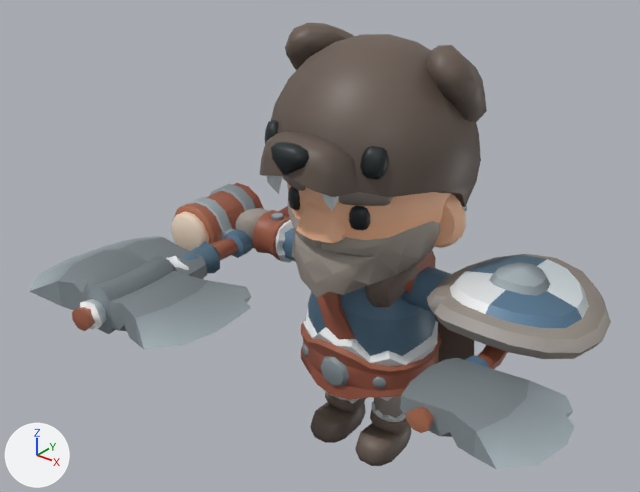
The glTF model public/models/troops/barbarian.glb, before and after one commit.
Before and after are seen from a camera (50 mm lens) standing at (2.5, -3.58, 3.35) and looking at (-0.08, -0.36, 1.35). The axes (+X, +Y, +Z) are drawn at lower left. The lights are the same throughout. The older version comes first. Where no turn or scale is listed for an object, it has been applied to the vertices.

Objects in the first picture: '1H_Axe', '1H_Axe_Offhand', '2H_Axe', 'Barbarian_ArmRight', 'Barbarian_Body', 'Barbarian_Cape', 'Barbarian_Hat', 'Barbarian_Head', 'Barbarian_LegLeft', 'Barbarian_LegRight', 'Barbarian_Round_Shield', 'Mug' and 1 more.
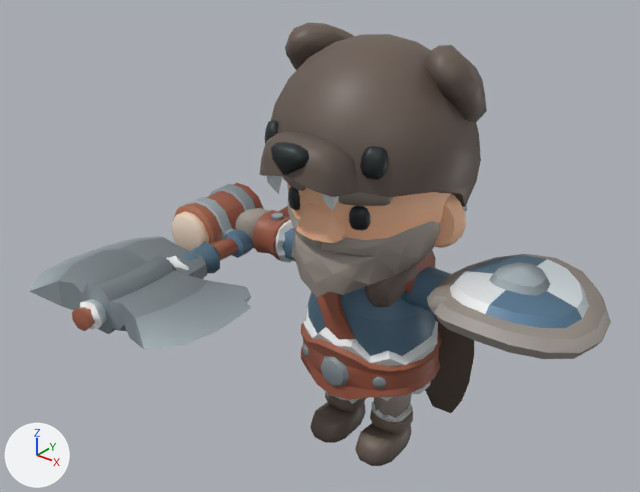
Edits to the bpy script that builds the scene:
```text
Change ob_1h_axe_offhand:
    ob_1h_axe_offhand: bpy.data.objects.new('1H_Axe_Offhand', me_cube_001) -> bpy.data.objects.new('1H_Axe_Offhand', None)
```

What differs and where, as boxes (x1, y1, x2, y2) in the pictures (640 x 492 px):
'1H_Axe_Offhand', no longer drawn: before (400, 345, 574, 469)
'Barbarian_Cape', unchanged, uncovered by the edit: before (435, 268, 474, 362); after (425, 268, 474, 413)
